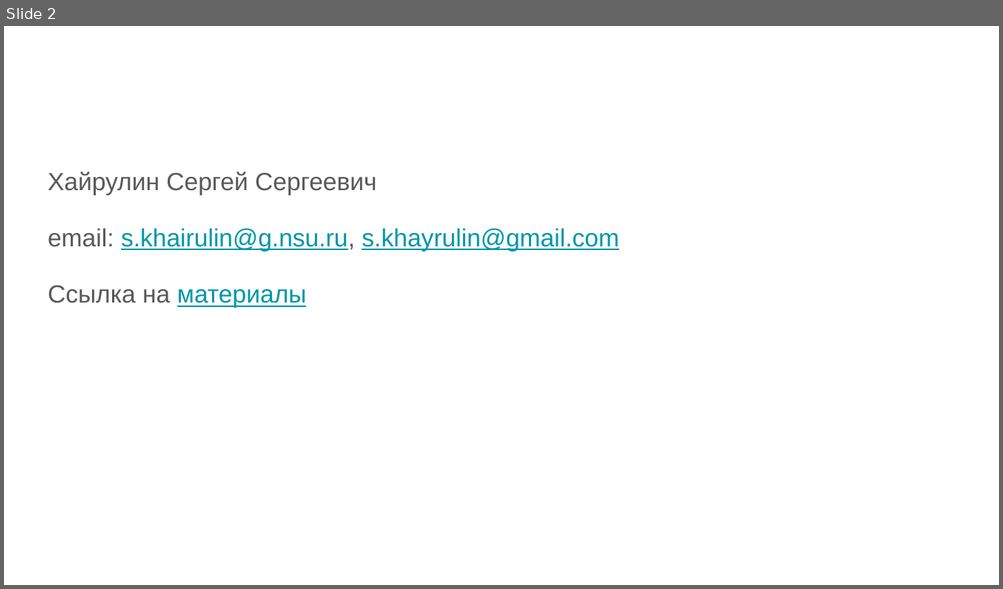
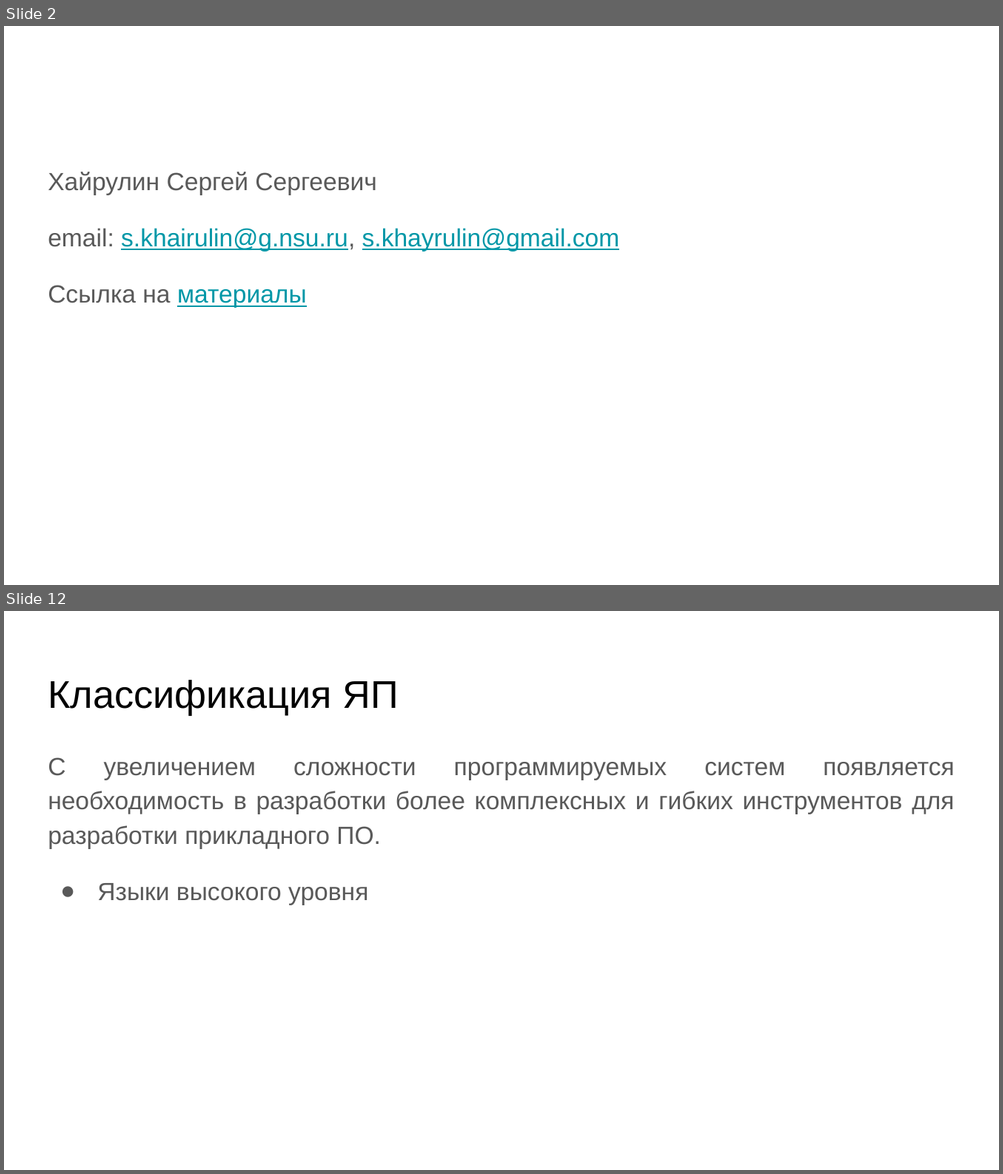
Before and after one commit to skhayrulin/python_course, a slide deck: lecture/Lecture1.pptx. Shown one above the other, each under a label of ours: slide 2 before the commit, slides 2 and 12 after it; the slides between them are not shown. The pictures are 1003x589 and 1003x1174 pixels, drawn with LibreOffice and Linux fonts; fonts in the diff are those of the drawing. Boxes give left, top, right and bottom in pixels: in the first picture for what was removed or moved away, otherwise in the second. Text is boxed around its words. In the diff, an @@ line names an element or a change of style, - is before the commit and + after.

```diff
--- a/lecture/Lecture1.pptx
+++ b/lecture/Lecture1.pptx
@@ slide 12 added at bbox=[4, 611, 999, 1170], background #FFFFFF @@
@@ title added at bbox=[48, 680, 398, 715], 28 pt, text #000000 @@
+Классификация ЯП
@@ text added at bbox=[48, 758, 953, 905], 18 pt, text #595959 @@
+С увеличением сложности программируемых систем появляется необходимость в разработки более комплексных и гибких инструментов для разработки прикладного ПО.
+● Языки высокого уровня
```
Also in this commit, not shown: 10 slides changed, 21 other slides added, 3 slides removed, 1 other file.
